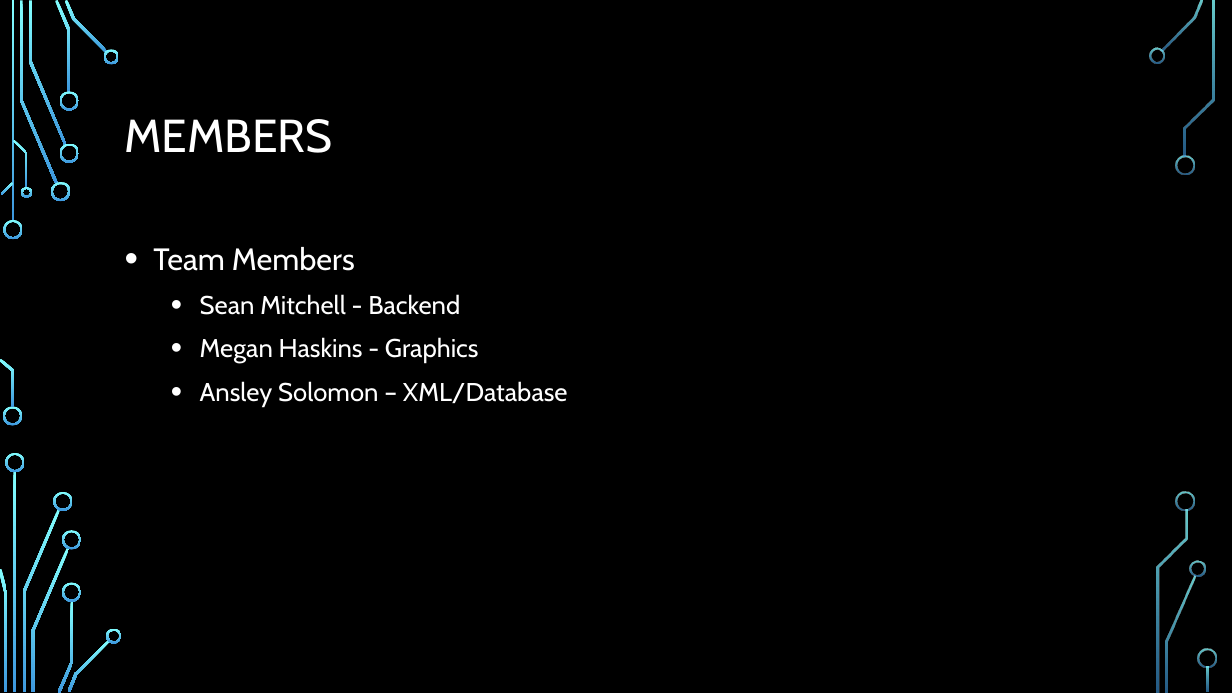
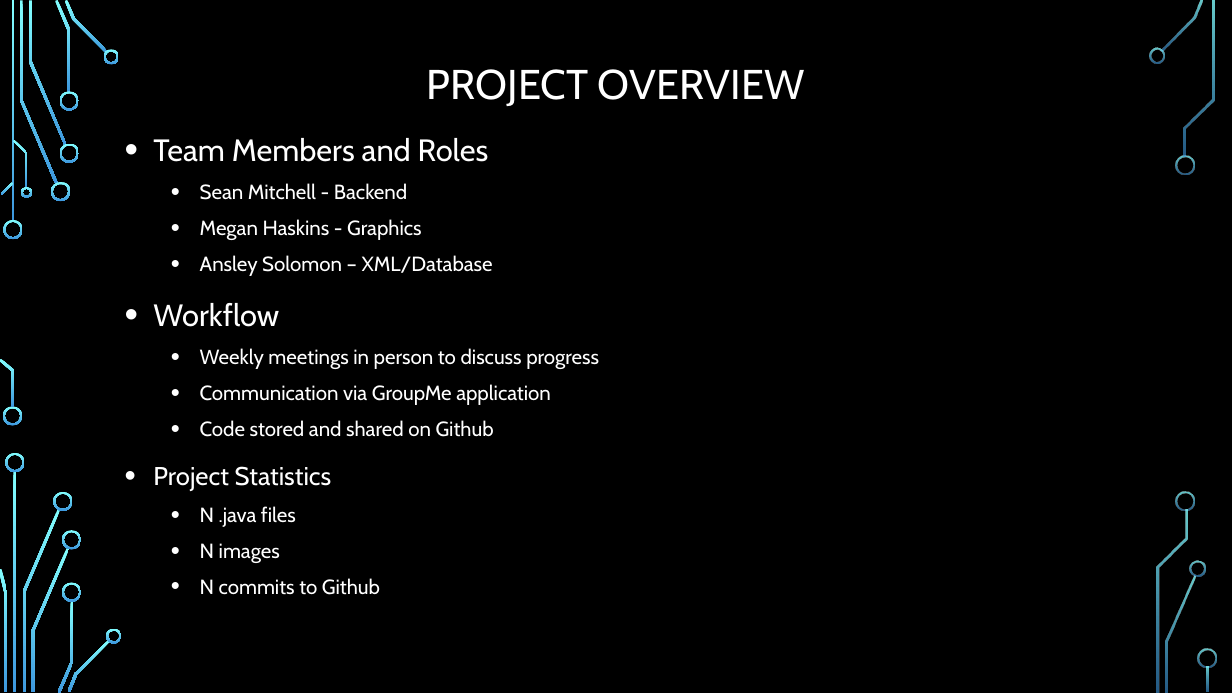
Before and after one commit to SeanMitchell1994/CS321_SP2019, a slide deck: slide 3 of report/Final Project.pptx. Drawn at 1232x693 pixels with LibreOffice and Linux fonts; fonts in the diff are those of the drawing; background and template pictures are left out. Boxes give left, top, right and bottom in pixels: in the first picture for what was removed or moved away, otherwise in the second. Text is boxed around its words. In the diff, an @@ line names an element or a change of style, - is before the commit and + after.

Commit message:
Updated powerpoint

```diff
--- a/report/Final Project.pptx
+++ b/report/Final Project.pptx
@@ title at (427,69,805,106): text changed; size 36 to 32.4 pt @@
-MEMBERS
+PROJECT OVERVIEW
@@ text "Team Members and Roles": place and size @@
-text "Team Members and Roles" at (153,247,568,406)
+text "Team Members and Roles" at (153,138,599,595)
@@ text at (153,138,489,162): text changed @@
-• Team Members
+• Team Members and Roles
@@ text at (200,183,493,276): size 20 to 16 pt in "Sean Mitchell - Backend", "Megan Haskins - Graphics", "Ansley Solomon – XML/Database" @@
@@ text at (153,303,599,595): paragraphs added @@
+• Workflow
+  • Weekly meetings in person to discuss progress
+  • Communication via GroupMe application
+  • Code stored and shared on Github
+• Project Statistics
+  • N .java files
+  • N images
+  • N commits to Github
```
Also in this commit, not shown: 5 other slides changed, 1 slide added, 1 slide removed.
